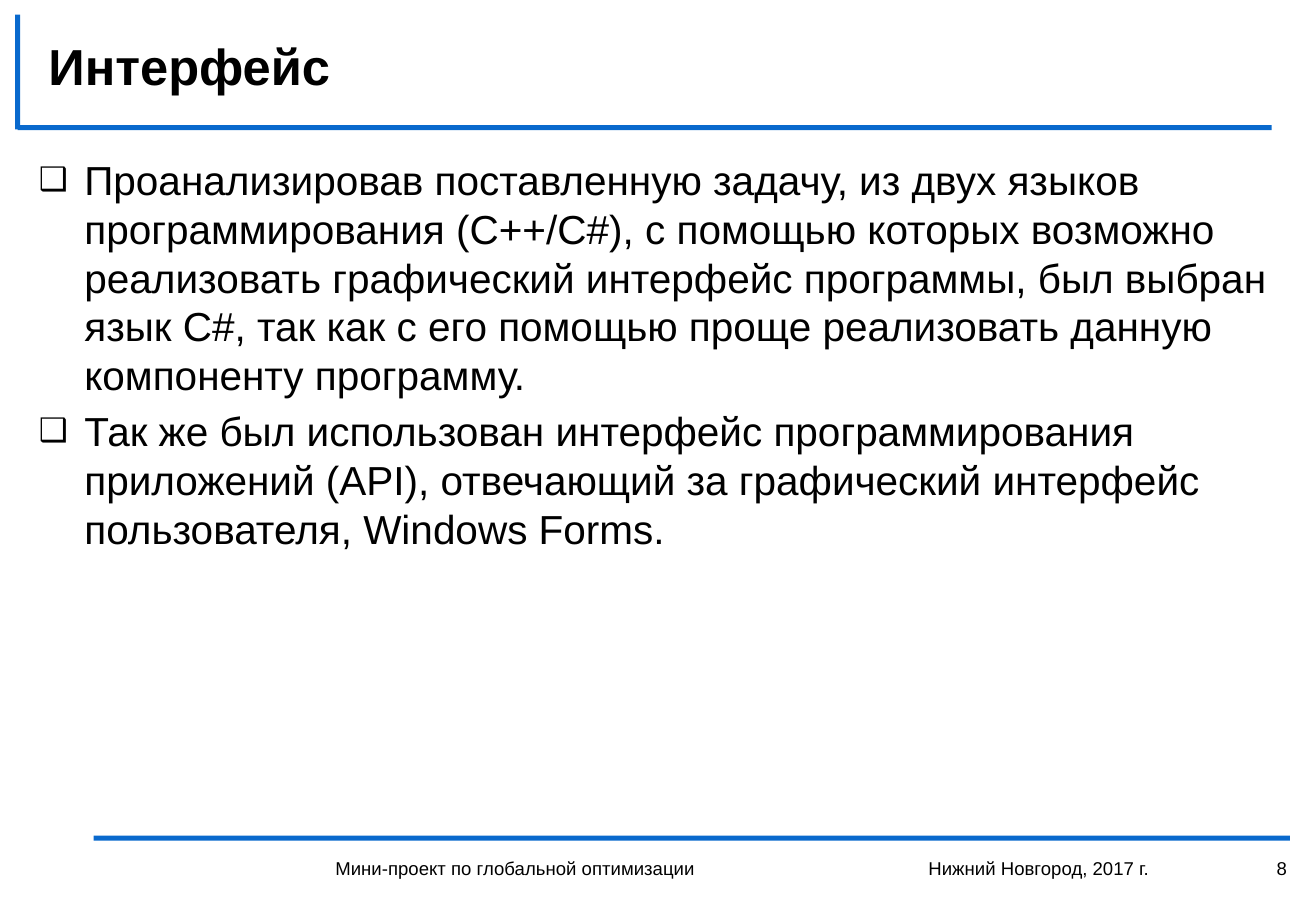
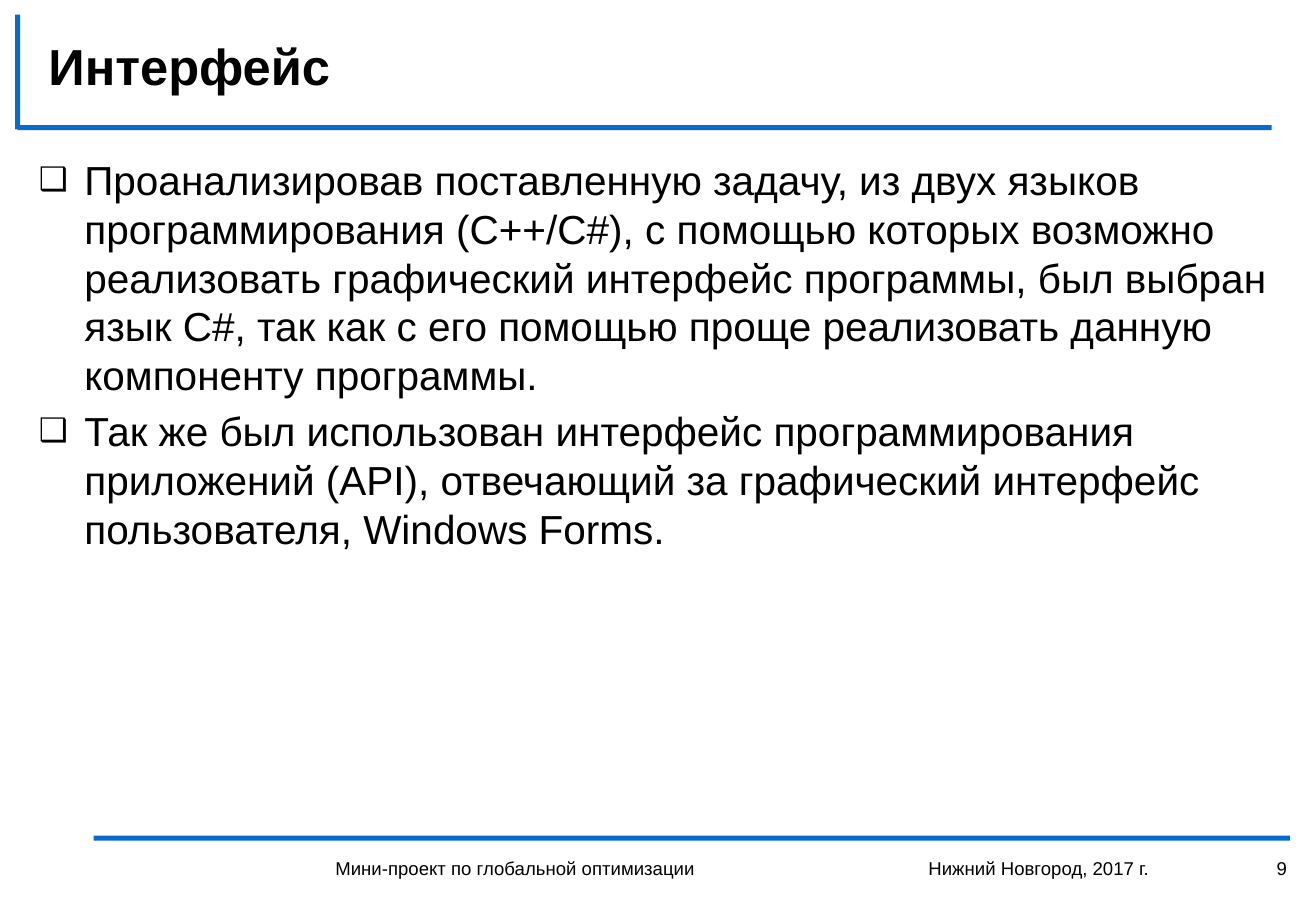
Before and after one commit to Death-Boy-Dmi/ITLabSearchForAGlobalMinimum, a slide deck: slide 9 of storage structure.pptx (slide 8 before the commit). Drawn at 1316x911 pixels with LibreOffice and Linux fonts; fonts in the diff are those of the drawing; background and template pictures are left out. Boxes give left, top, right and bottom in pixels: in the first picture for what was removed or moved away, otherwise in the second. Text is boxed around its words. In the diff, an @@ line names an element or a change of style, - is before the commit and + after.

```diff
--- a/storage structure.pptx
+++ b/storage structure.pptx
@@ text at [84,167,1266,398]: text changed @@
-❑ Проанализировав поставленную задачу, из двух языков программирования (С++/C#), с помощью которых возможно реализовать графический интерфейс программы, был выбран язык C#, так как с его помощью проще реализовать данную компоненту программу.
+❑ Проанализировав поставленную задачу, из двух языков программирования (С++/C#), с помощью которых возможно реализовать графический интерфейс программы, был выбран язык C#, так как с его помощью проще реализовать данную компоненту программы.
@@ page number at [1277,862,1287,875]: text changed @@
-8
+9
```
Also in this commit, not shown: 1 slide added.
